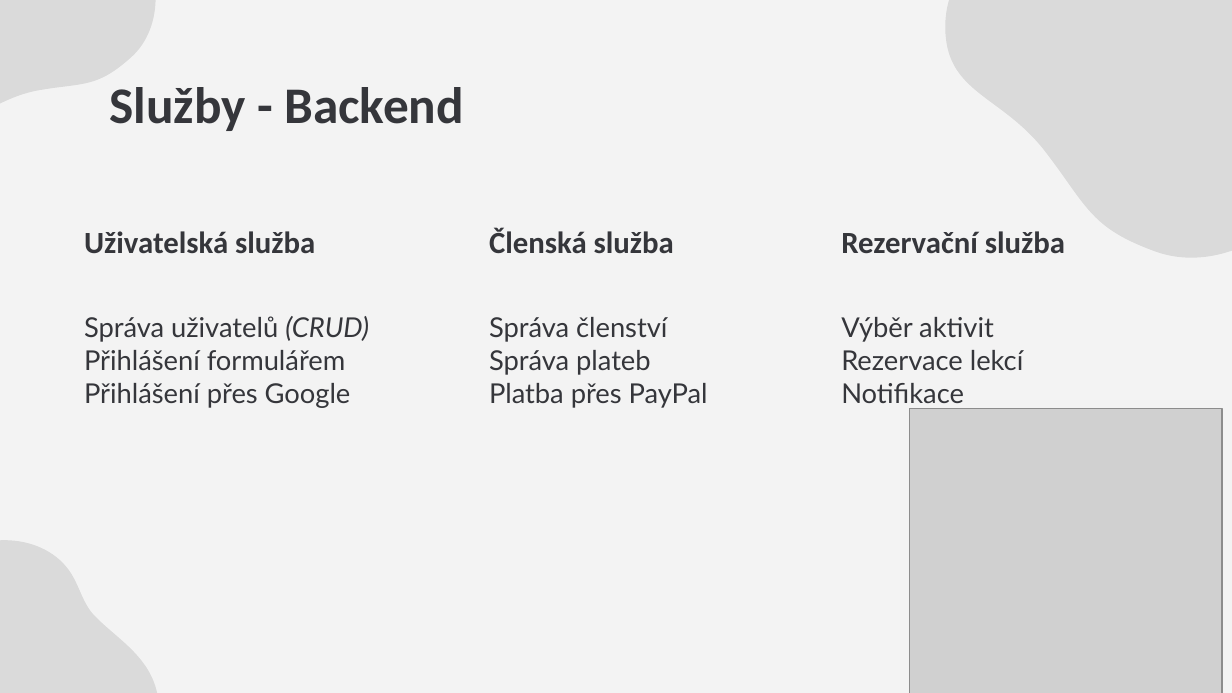
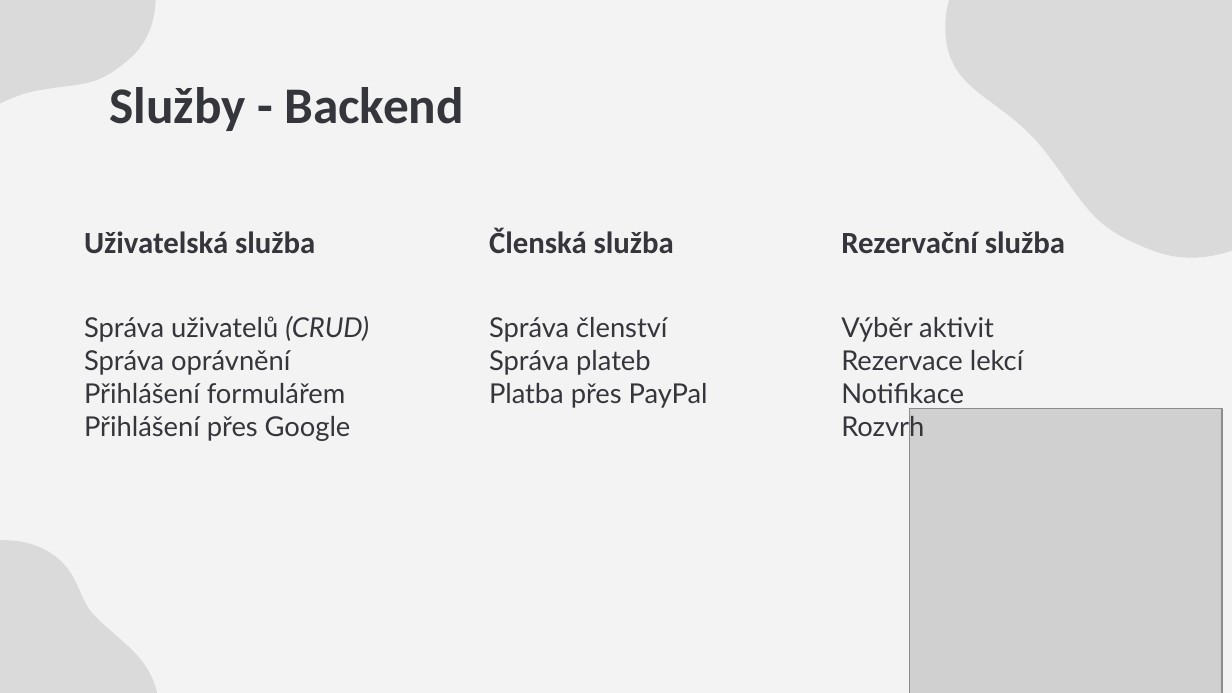
Before and after one commit to sakJH/GymNest, a slide deck: slide 7 of Výstupy projektu/GymNest Výstupní prezentace.pptx (slide 6 before the commit). Drawn at 1232x693 pixels with LibreOffice and Linux fonts; fonts in the diff are those of the drawing; grey boxes stand for pictures. Boxes give left, top, right and bottom in pixels: in the first picture for what was removed or moved away, otherwise in the second. Text is boxed around its words. In the diff, an @@ line names an element or a change of style, - is before the commit and + after.

```diff
--- a/Výstupy projektu/GymNest Výstupní prezentace.pptx
+++ b/Výstupy projektu/GymNest Výstupní prezentace.pptx
@@ subtitle at (84, 350, 290, 375): paragraph added @@
+Správa oprávnění
@@ text at (841, 412, 924, 441): paragraph added @@
+Rozvrh
```
Also in this commit, not shown: 1 other slide changed, 1 slide added.
